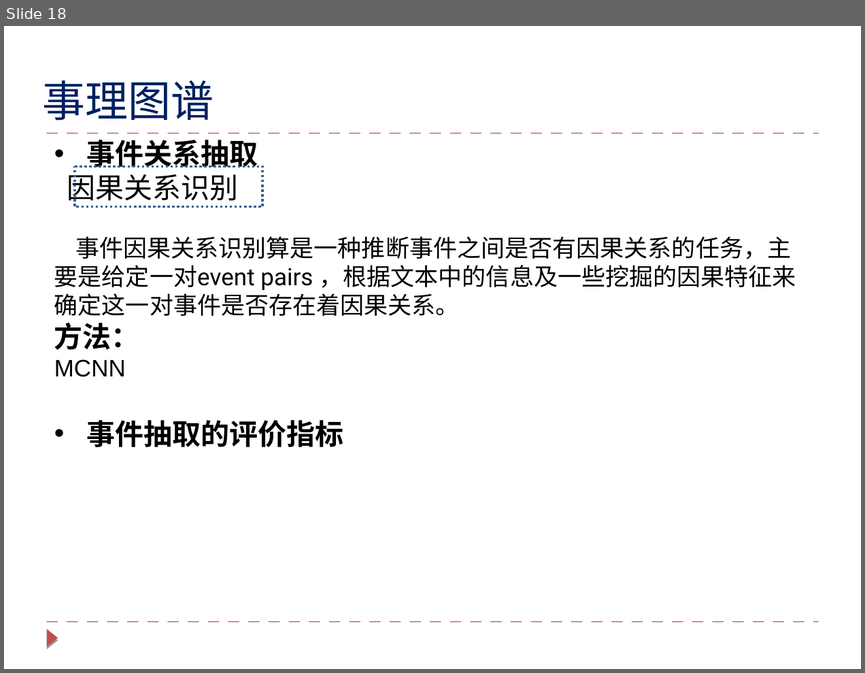
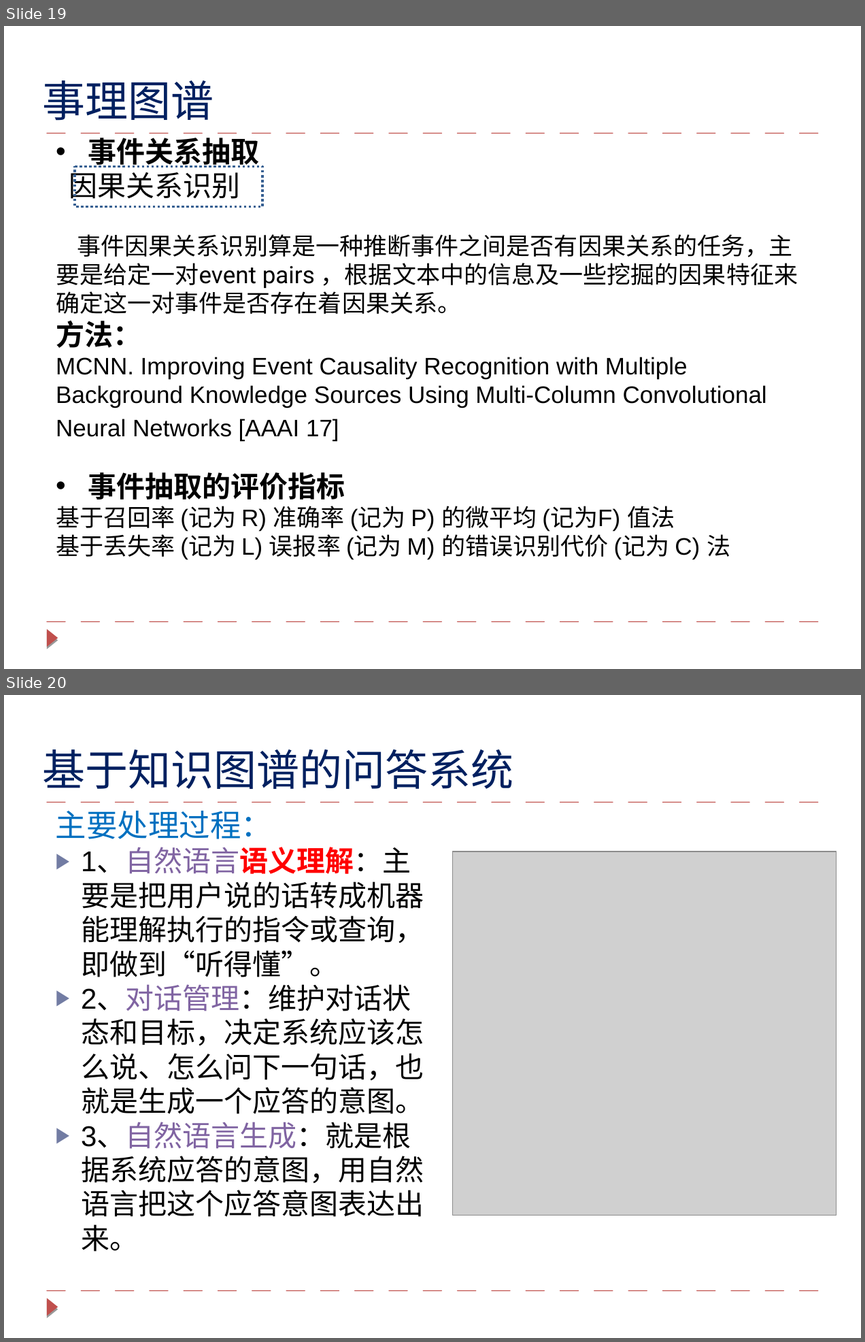
Before and after one commit to lihanghang/NLP-Knowledge-Graph, a slide deck: my summary/知识图谱技术与对话系统的应用.pptx. Shown one above the other, each under a label of ours: slide 18 before the commit, slides 19 and 20 after it. The pictures are 865x673 and 865x1342 pixels, drawn with LibreOffice and Linux fonts; fonts in the diff are those of the drawing; grey boxes stand for pictures. Boxes give left, top, right and bottom in pixels: in the first picture for what was removed or moved away, otherwise in the second. Text is boxed around its words. In the diff, an @@ line names an element or a change of style, - is before the commit and + after.

```diff
--- a/my summary/知识图谱技术与对话系统的应用.pptx
+++ b/my summary/知识图谱技术与对话系统的应用.pptx
@@ slide 20 added at <box>4,695,861,1338</box>, background #FFFFFF; not listed: 3 template elements that a slide beside it also shows @@
@@ text added at <box>43,749,514,789</box>, 36 pt, text #002060 @@
+基于知识图谱的问答系统
@@ text added at <box>56,811,424,1251</box>, 24 pt, text #000000 @@
+主要处理过程：
+▶ 1、自然语言语义理解：主要是把用户说的话转成机器能理解执行的指令或查询，即做到“听得懂”。
+▶ 2、对话管理：维护对话状态和目标，决定系统应该怎么说、怎么问下一句话，也就是生成一个应答的意图。
+▶ 3、自然语言生成：就是根据系统应答的意图，用自然语言把这个应答意图表达出来。
@@ picture added at <box>453,851,836,1215</box> @@
@@ what was slide 18 is now slide 19 @@
@@ slide 19 changed as well @@
@@ rectangle at <box>75,167,263,207</box>: outline #376092 2 pt dashed to #376092 2 pt @@
@@ text at <box>56,356,767,441</box>: text changed @@
-MCNN
+MCNN. Improving Event Causality Recognition with Multiple Background Knowledge Sources Using Multi-Column Convolutional Neural Networks [AAAI 17]
@@ text at <box>56,505,730,559</box>: paragraphs added @@
+基于召回率 (记为 R) 准确率 (记为 P) 的微平均 (记为F) 值法
+基于丢失率 (记为 L) 误报率 (记为 M) 的错误识别代价 (记为 C) 法
```
Also in this commit, not shown: 12 other slides changed, 4 other slides added, 8 slides removed.
